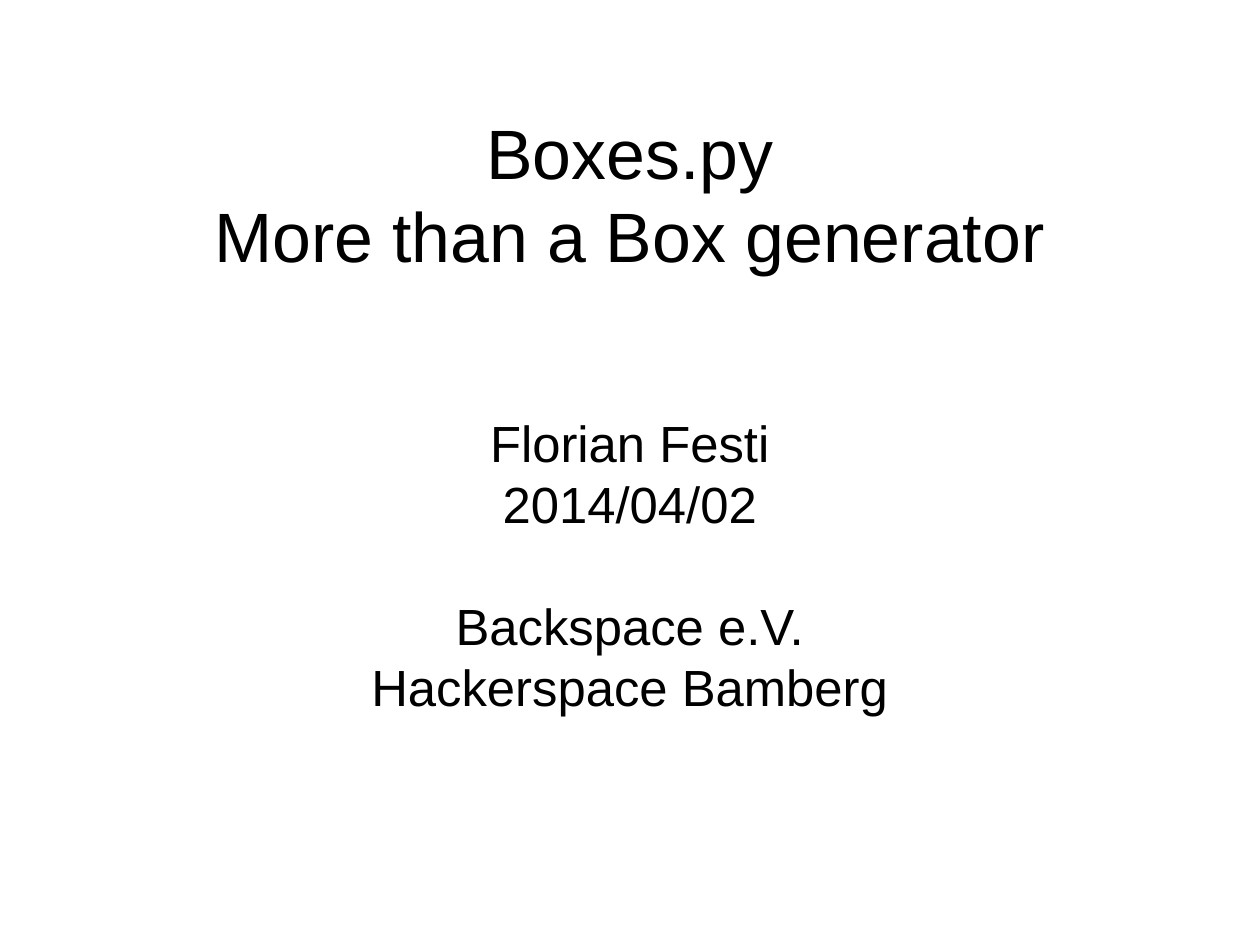
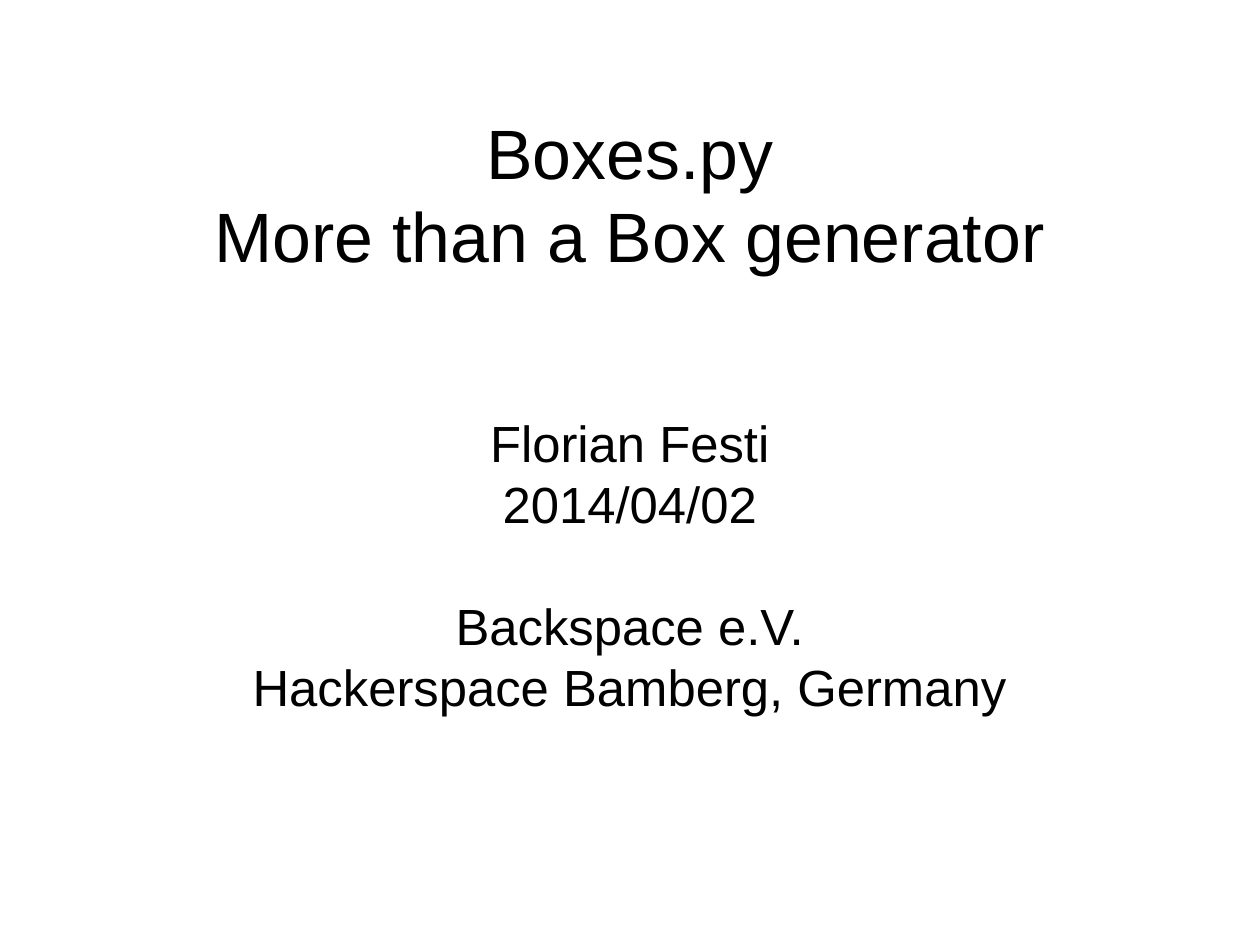
Before and after one commit to florianfesti/boxes, a slide deck: slide 1 of documentation/presentation.odp. Drawn at 1260x945 pixels with LibreOffice and Linux fonts; fonts in the diff are those of the drawing. Boxes give left, top, right and bottom in pixels: in the first picture for what was removed or moved away, otherwise in the second. Text is boxed around its words. In the diff, an @@ line names an element or a change of style, - is before the commit and + after.

```diff
--- a/documentation/presentation.odp
+++ b/documentation/presentation.odp
@@ subtitle at (253,669,1006,717): text changed @@
-Hackerspace Bamberg
+Hackerspace Bamberg, Germany
```
Also in this commit, not shown: 8 other slides changed, 7 slides added.
